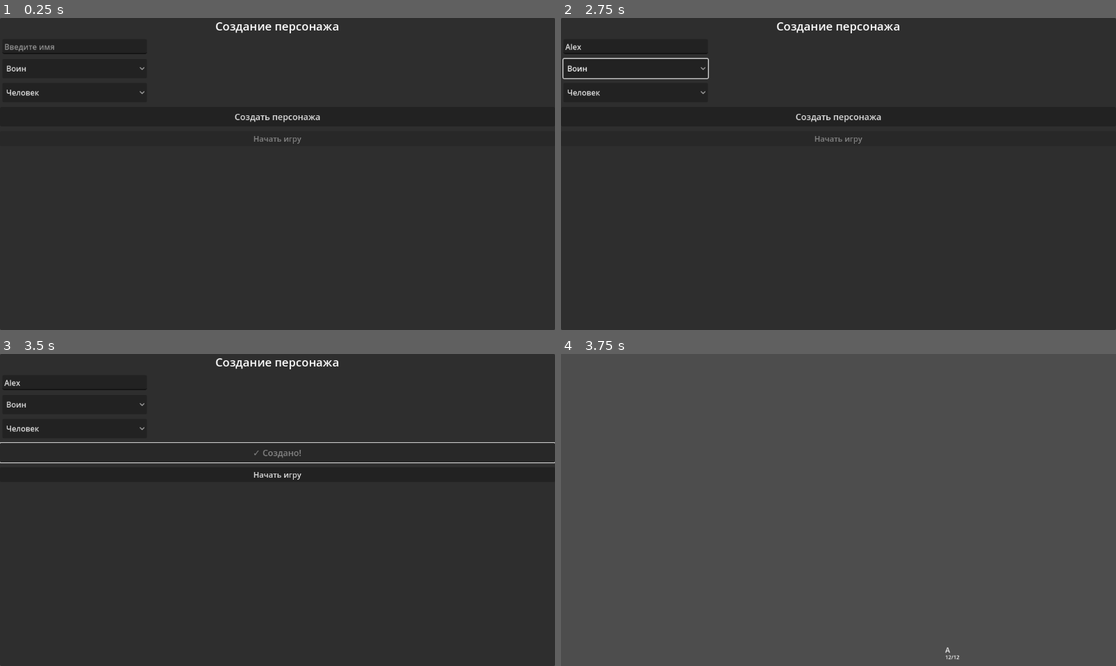
Above: before the commit, frames 1-4 (two rows, left to right).
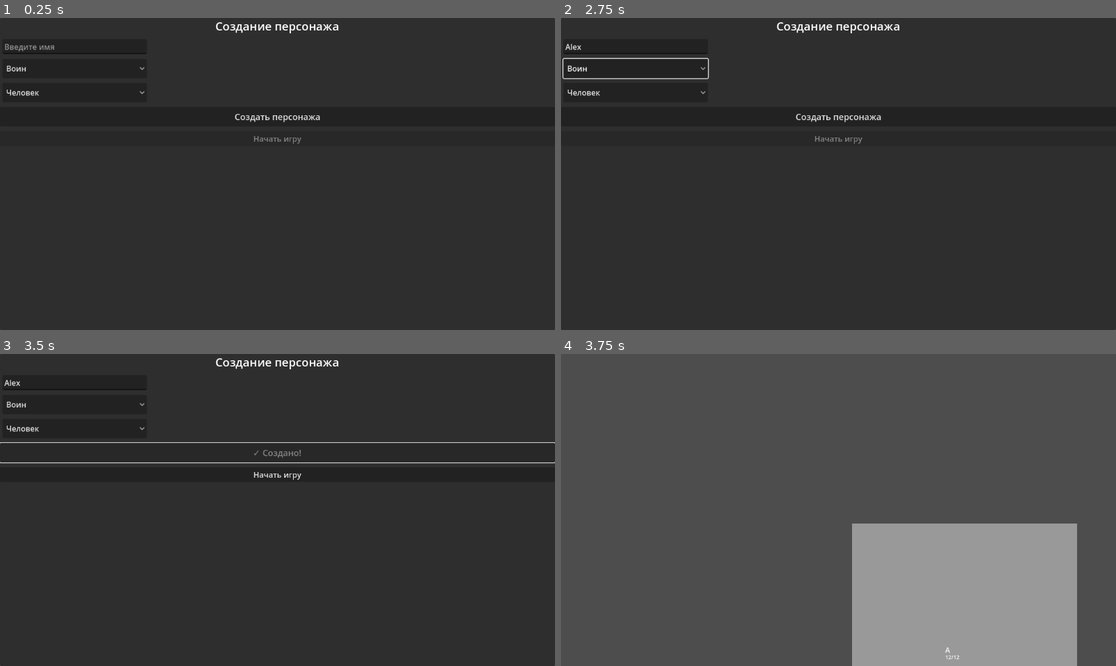
Above: after the commit, the same moments.

Repository: Deniseks239/tactical-rpg-ai-v-2
Game: Godot game, scene res://scenes/character_creator.tscn
The game is run twice, just before and just after one commit, with the same random seed, the same clock (stepped at 60 frames per second) and the same inputs.
Inputs (mouse positions are in pixels of both pictures, inside the frame that each line leads up to):
- Up to frame 1 (0.25 s): no input
- Up to frame 2 (2.75 s): click (633, 46) at 0.52 s; type "Alex" at 0.6 s; click "Воин" at 1.25 s; click "Человек" at 2 s
- Up to frame 3 (3.5 s): click "Создать персонажа" at 2.75 s
- Up to frame 4 (3.75 s): click "Начать игру" at 3.5 s

Frames 1-3 are identical in both runs. In frame 4, 19% of the frame differs, in the area x 52-93%, y 54-100%.

Commit message:
Update grid_manager.gd

Diff:
--- a/scripts/game/grid_manager.gd
+++ b/scripts/game/grid_manager.gd
@@ -135,7 +135,7 @@
 			var tile_type = grid_state.tiles[x][y]["type"]
 			match tile_type:
 				GridState.TileType.FLOOR:
-					rect.color = Color(0.3, 0.3, 0.3, 1.0)
+					rect.color = Color(0.6, 0.6, 0.6, 1.0)
 				GridState.TileType.WALL:
 					rect.color = Color(0.7, 0.2, 0.2, 1.0)
 				GridState.TileType.TABLE:
